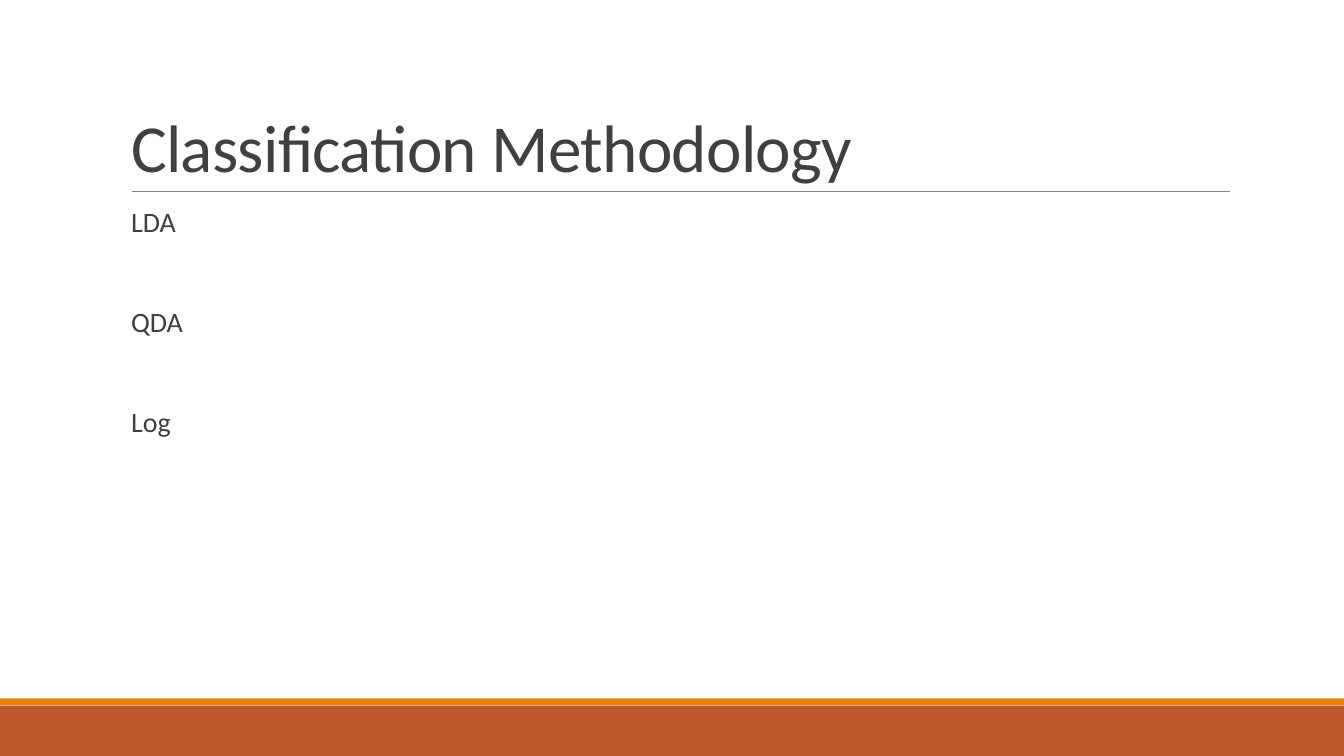
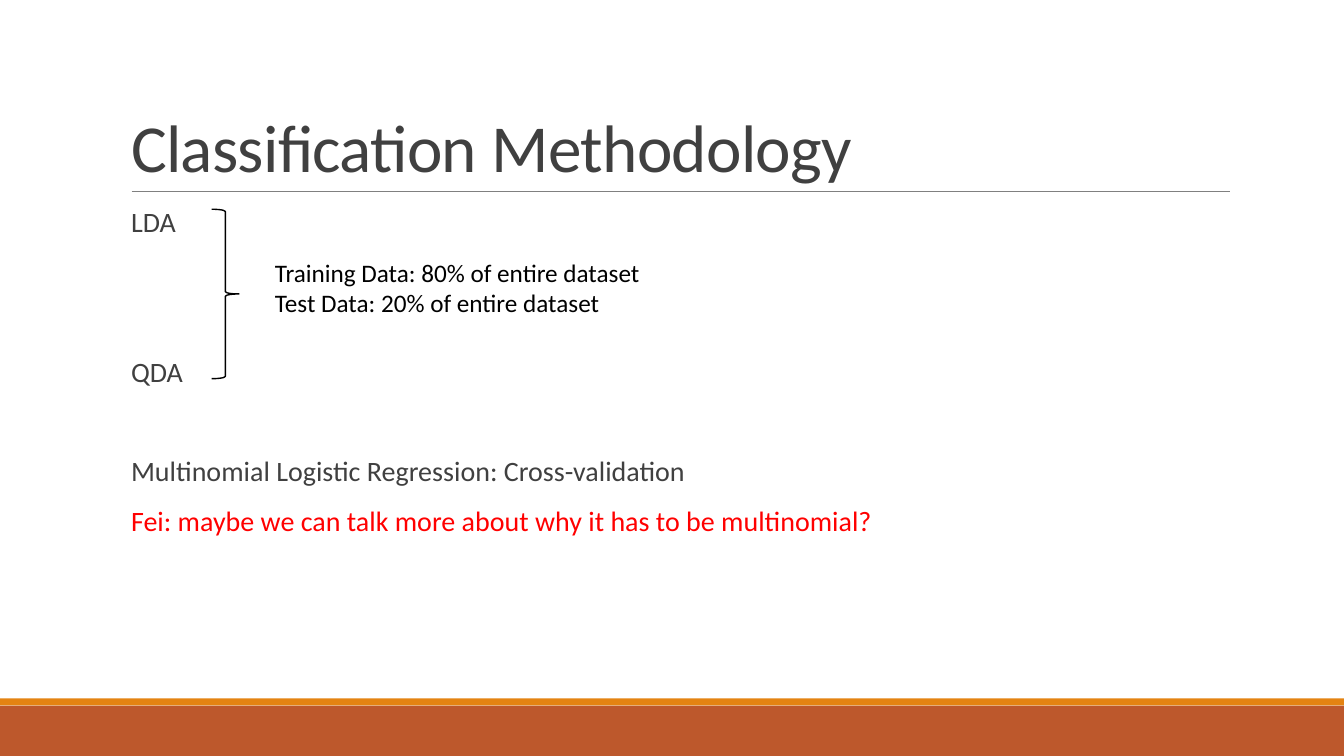
Before and after one commit to MLBartley/DataMiningCourse, a slide deck: slide 3 of Project1Slides.pptx. Drawn at 1344x756 pixels with LibreOffice and Linux fonts; fonts in the diff are those of the drawing. Boxes give left, top, right and bottom in pixels: in the first picture for what was removed or moved away, otherwise in the second. Text is boxed around its words. In the diff, an @@ line names an element or a change of style, - is before the commit and + after.

```diff
--- a/Project1Slides.pptx
+++ b/Project1Slides.pptx
@@ right brace added at bbox=[212, 210, 239, 379], outline #000000 1 pt @@
@@ text added at bbox=[275, 264, 639, 312], 18 pt, text #000000 @@
+Training Data: 80% of entire dataset
+Test Data: 20% of entire dataset
@@ text at bbox=[131, 461, 871, 536]: text changed; text colour #404040 to #FF0000 @@
-  Log
+  Multinomial Logistic Regression: Cross-validation
+  Fei: maybe we can talk more about why it has to be multinomial?
```
Also in this commit, not shown: 4 other slides changed, 2 slides added, 5 other files.
